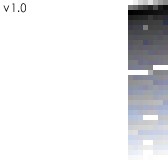
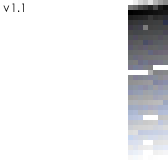
Layered file, before and after one edit (168px x 160px). Changes by layer:
renamed "v 1.0" to "v 1.1", painted on it over [20, 3, 26, 13]
